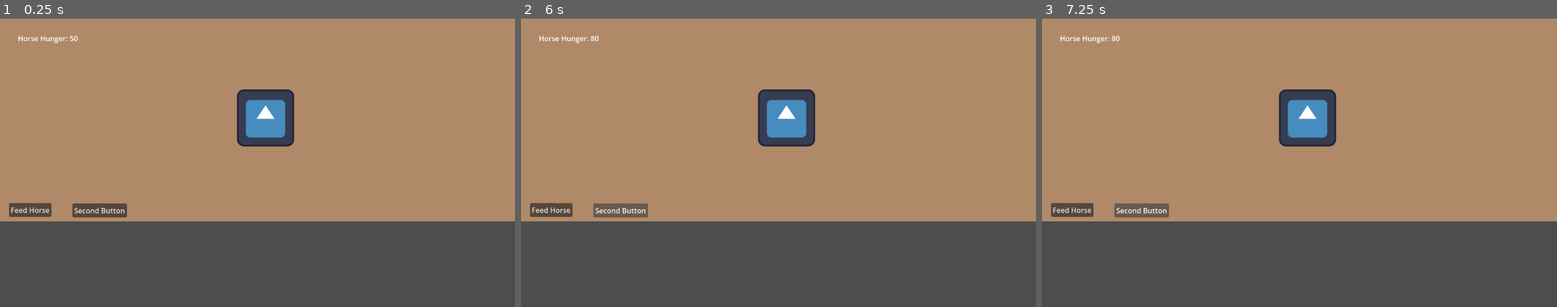
Above: before the commit, frames 1-3 (left to right).
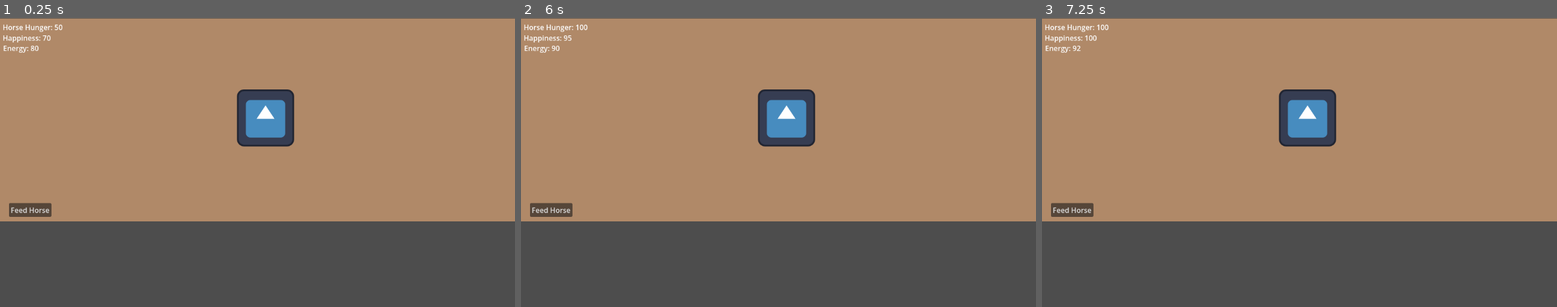
Above: after the commit, the same moments.

Repository: veronica-foltz/stable-tycoon
Game: Godot game, scene res://scenes/main.tscn
Two runs of this game, one before a commit and one after it. Both use one fixed random seed, a clock stepped at 60 frames per second and the inputs below. The engine's default icon, where the game draws it, is replaced by a stand-in: a white triangle on a blue panel in a dark square.
Inputs (mouse positions are in pixels of both pictures, inside the frame that each line leads up to):
- Up to frame 1 (0.25 s): no input
- Up to frame 2 (6 s): click "Feed Horse" at 0.5 s; click (618, 211) at 1.25 s, where only the run before the commit has a clickable "Second Button"; click "Feed Horse" at 2 s; click (618, 211) at 2.75 s, where only the run before the commit has a clickable "Second Button"; click "Feed Horse" at 3.5 s; click (618, 211) at 4.25 s, where only the run before the commit has a clickable "Second Button"; tap Enter at 5 s; tap Space at 5.75 s
- Up to frame 3 (7.25 s): tap Enter at 6.5 s

The runs differ from the first frame. In frame 1, 0.9% of the frame differs, in the area x 0-25%, y 2-70%; in frame 2, 0.9%; in frame 3, 0.9%.

Commit message:
Happiness and energy labels
added happiness and energy labels

Diff:
--- a/stable-tycoon/scenes/main.gd
+++ b/stable-tycoon/scenes/main.gd
@@ -1,23 +1,46 @@
 extends Control
 
 var hunger = 50
-
 @onready var hunger_label = $HungerLabel
 
 func _ready():
-
 	update_hunger_label()
+	update_happiness_label()
+	update_energy_label()
 
 func update_hunger_label():
-
 	hunger_label.text = "Horse Hunger: " + str(hunger)
 
+func _on_feed_button_pressed():
 
-func _on_feed_button_pressed():
 	if hunger < 100:
 		hunger += 10
 
 		if hunger > 100:
 			hunger = 100
 
+	happiness += 5
+	if happiness > 100:
+		happiness = 100
+
+	energy += 2
+
+	if energy > 100:
+		energy = 100
+
 	update_hunger_label()
+	update_happiness_label()
+	update_energy_label()
+
+
+var happiness = 70
+@onready var happiness_label = $HappinessLabel
+
+func update_happiness_label():
+	happiness_label.text = "Happiness: " + str(happiness)
+
+var energy = 80
+@onready var energy_label = $EnergyLabel
+
+func update_energy_label():
+	energy_label.text = "Energy: " + str(energy)
--- a/stable-tycoon/scenes/main.tscn
+++ b/stable-tycoon/scenes/main.tscn
@@ -36,21 +36,28 @@
 offset_bottom = 446.0
 text = "Feed Horse"
 
-[node name="Button" type="Button" parent="." unique_id=2082853874]
-layout_mode = 0
-offset_left = 162.0
-offset_top = 416.0
-offset_right = 284.0
-offset_bottom = 447.0
-text = "Second Button
-"
-
 [node name="HungerLabel" type="Label" parent="." unique_id=2134655799]
 layout_mode = 0
-offset_left = 40.0
-offset_top = 34.0
-offset_right = 80.0
-offset_bottom = 57.0
+offset_left = 6.0
+offset_top = 9.0
+offset_right = 91.0
+offset_bottom = 32.0
 text = "Hunger: 50"
 
+[node name="HappinessLabel" type="Label" parent="." unique_id=1211012208]
+layout_mode = 0
+offset_left = 6.0
+offset_top = 33.0
+offset_right = 114.0
+offset_bottom = 56.0
+text = "Happiness: 70"
+
+[node name="EnergyLabel" type="Label" parent="." unique_id=222197063]
+layout_mode = 0
+offset_left = 7.0
+offset_top = 56.0
+offset_right = 87.0
+offset_bottom = 79.0
+text = "Energy: 80"
+
 [connection signal="pressed" from="FeedButton" to="." method="_on_feed_button_pressed"]
